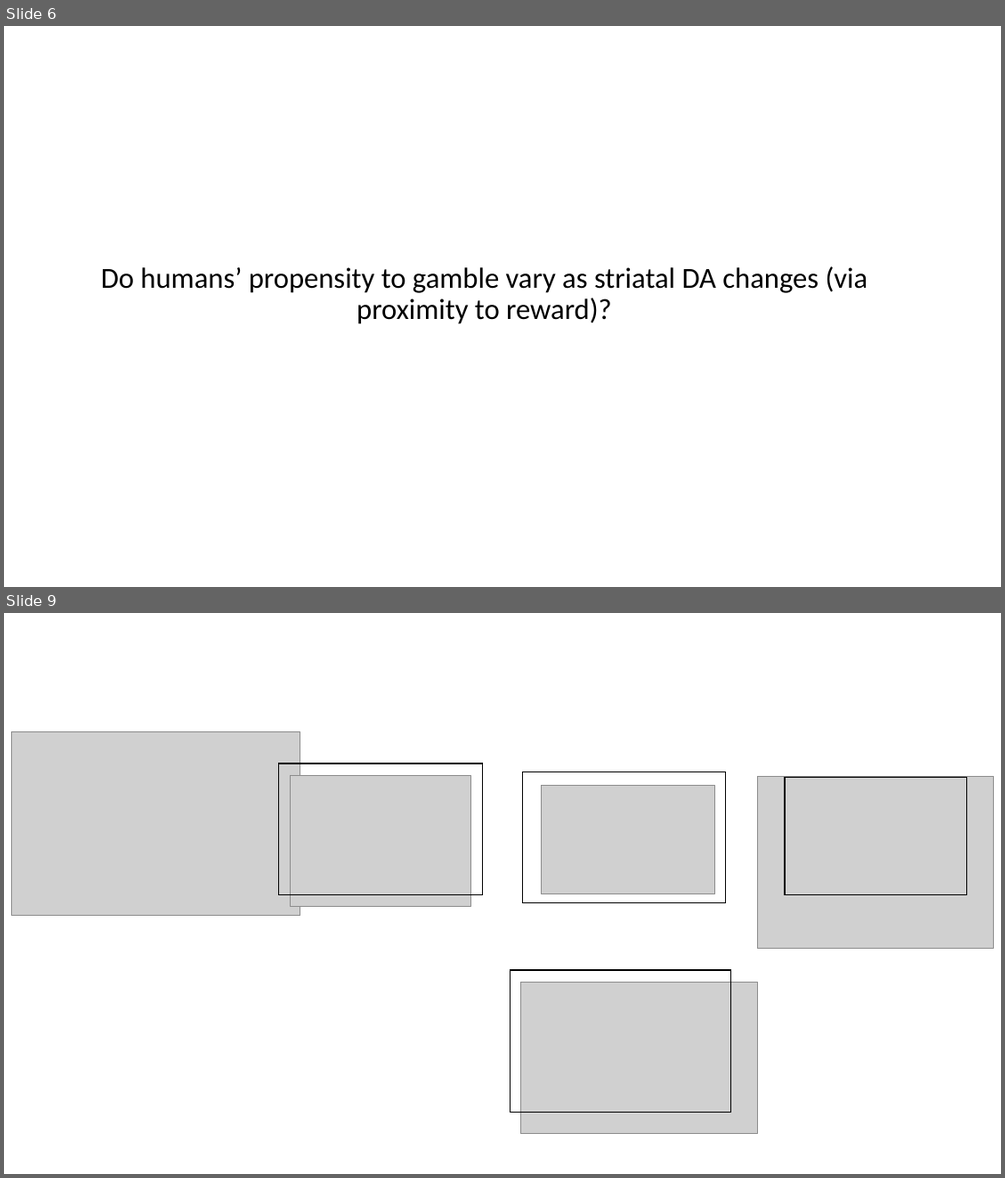
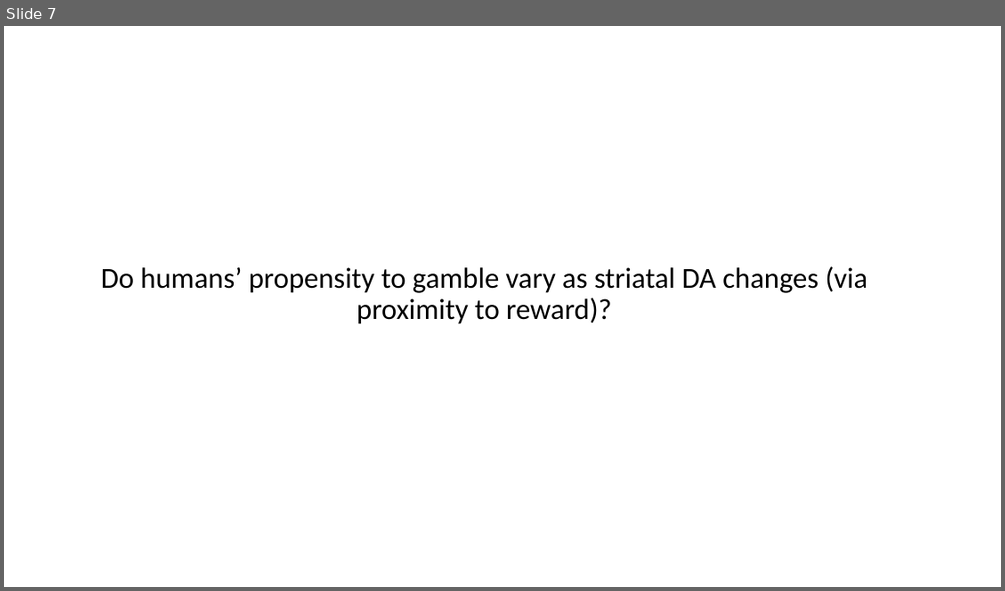
Before and after one commit to gpagnier/rampAnalysis, a slide deck: ShenhavLabMeeting10.29.pptx. Shown one above the other, each under a label of ours: slides 6 and 9 before the commit, slide 7 after it; the slides between them are not shown. The pictures are 1005x1178 and 1005x591 pixels, drawn with LibreOffice and Linux fonts; fonts in the diff are those of the drawing; grey boxes stand for pictures. Boxes give left, top, right and bottom in pixels: in the first picture for what was removed or moved away, otherwise in the second. Text is boxed around its words. In the diff, an @@ line names an element or a change of style, - is before the commit and + after.

```diff
--- a/ShenhavLabMeeting10.29.pptx
+++ b/ShenhavLabMeeting10.29.pptx
@@ slide 9 removed at [4,613,1001,1174], background #FFFFFF @@
@@ picture removed at [11,731,300,915] @@
@@ rectangle removed at [279,763,483,894] @@
@@ rectangle removed at [522,771,726,902] @@
@@ picture removed at [291,775,470,906] @@
@@ picture removed at [542,786,715,893] @@
@@ picture removed at [758,776,994,948] @@
@@ rectangle removed at [785,778,966,895] @@
@@ rectangle removed at [510,970,731,1111] @@
@@ picture removed at [521,982,758,1134] @@
@@ what was slide 6 is now slide 7 @@
```
Also in this commit, not shown: 15 slides changed, 14 slides added, 4 other slides removed, 2 other files.
